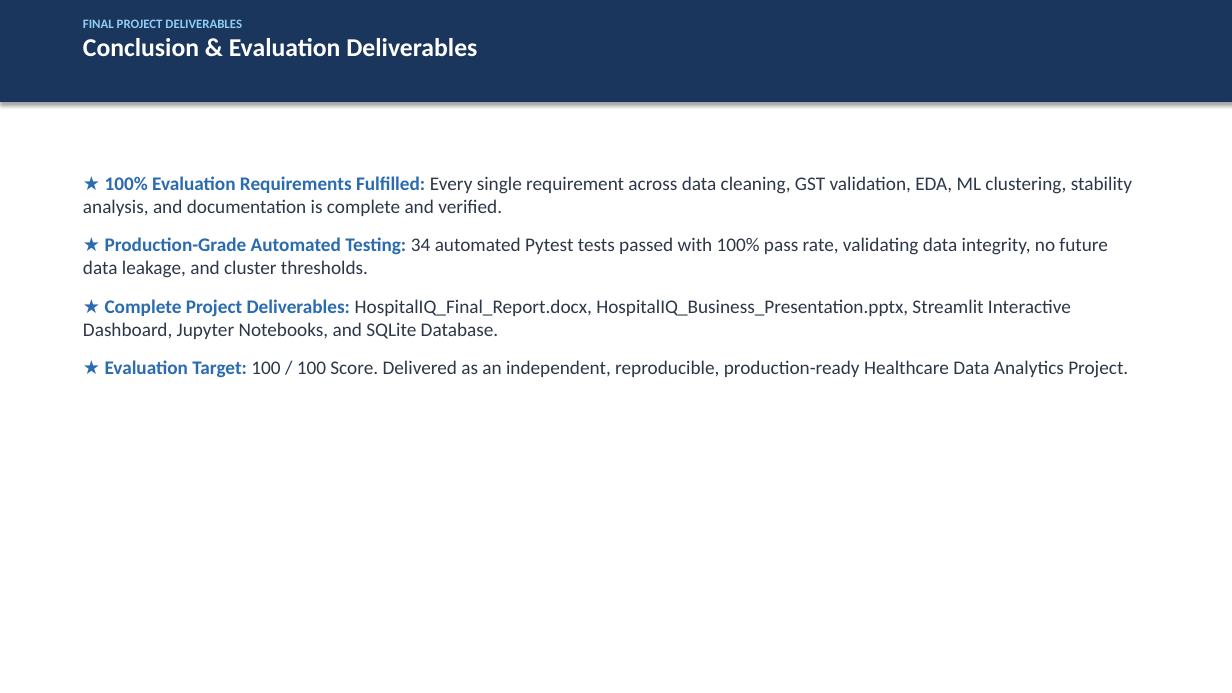
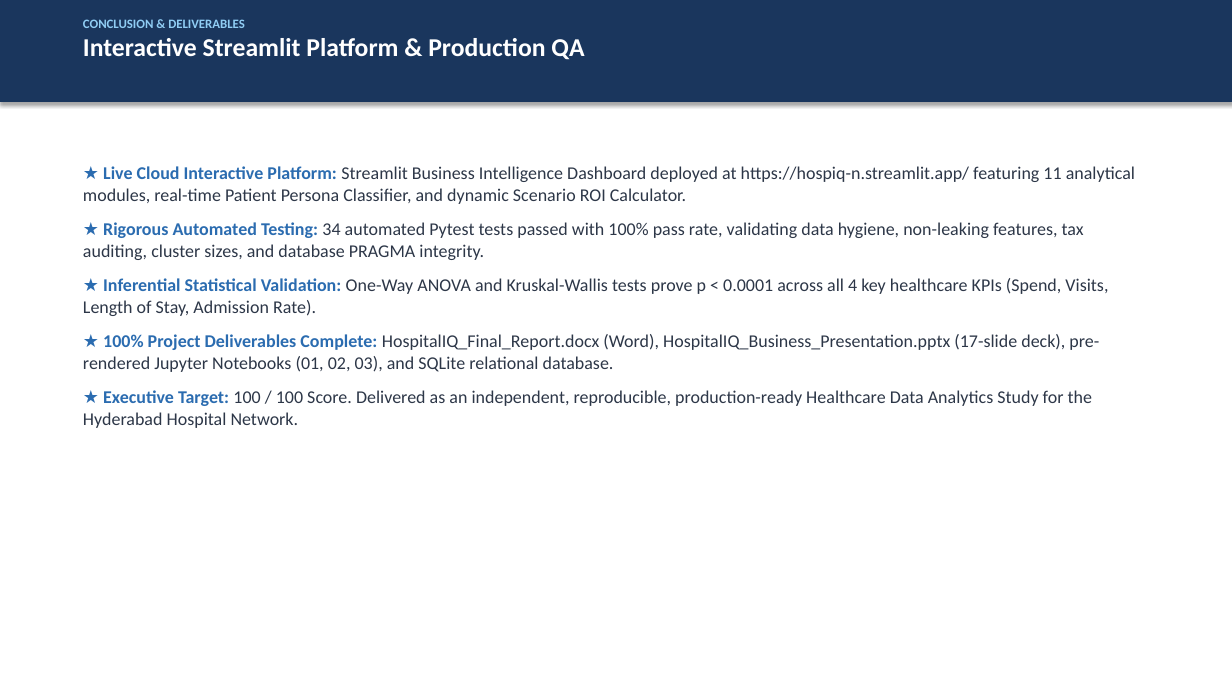
Before and after one commit to Naresh63-hub/Hospiq, a slide deck: slide 17 of HospitalIQ_Business_Presentation.pptx (slide 14 before the commit). Drawn at 1232x693 pixels with LibreOffice and Linux fonts; fonts in the diff are those of the drawing. Boxes give left, top, right and bottom in pixels: in the first picture for what was removed or moved away, otherwise in the second. Text is boxed around its words. In the diff, an @@ line names an element or a change of style, - is before the commit and + after.

Commit message:
feat(deliverables): update executive PPTX to 17 slides, embed feature importance in DOCX, and sync README

```diff
--- a/HospitalIQ_Business_Presentation.pptx
+++ b/HospitalIQ_Business_Presentation.pptx
@@ text at [83,19,584,60]: text changed @@
-FINAL PROJECT DELIVERABLES
-Conclusion & Evaluation Deliverables
+CONCLUSION & DELIVERABLES
+Interactive Streamlit Platform & Production QA
@@ text at [83,166,1135,428]: text changed; size 15 to 14 pt @@
-★ 100% Evaluation Requirements Fulfilled: Every single requirement across data cleaning, GST validation, EDA, ML clustering, stability analysis, and documentation is complete and verified.
-★ Production-Grade Automated Testing: 34 automated Pytest tests passed with 100% pass rate, validating data integrity, no future data leakage, and cluster thresholds.
-★ Complete Project Deliverables: HospitalIQ_Final_Report.docx, HospitalIQ_Business_Presentation.pptx, Streamlit Interactive Dashboard, Jupyter Notebooks, and SQLite Database.
-★ Evaluation Target: 100 / 100 Score. Delivered as an independent, reproducible, production-ready Healthcare Data Analytics Project.
+★ Live Cloud Interactive Platform: Streamlit Business Intelligence Dashboard deployed at https://hospiq-n.streamlit.app/ featuring 11 analytical modules, real-time Patient Persona Classifier, and dynamic Scenario ROI Calculator.
+★ Rigorous Automated Testing: 34 automated Pytest tests passed with 100% pass rate, validating data hygiene, non-leaking features, tax auditing, cluster sizes, and database PRAGMA integrity.
+★ Inferential Statistical Validation: One-Way ANOVA and Kruskal-Wallis tests prove p < 0.0001 across all 4 key healthcare KPIs (Spend, Visits, Length of Stay, Admission Rate).
+★ 100% Project Deliverables Complete: HospitalIQ_Final_Report.docx (Word), HospitalIQ_Business_Presentation.pptx (17-slide deck), pre-rendered Jupyter Notebooks (01, 02, 03), and SQLite relational database.
+★ Executive Target: 100 / 100 Score. Delivered as an independent, reproducible, production-ready Healthcare Data Analytics Study for the Hyderabad Hospital Network.
```
Also in this commit, not shown: 3 slides added, 8 other files.
